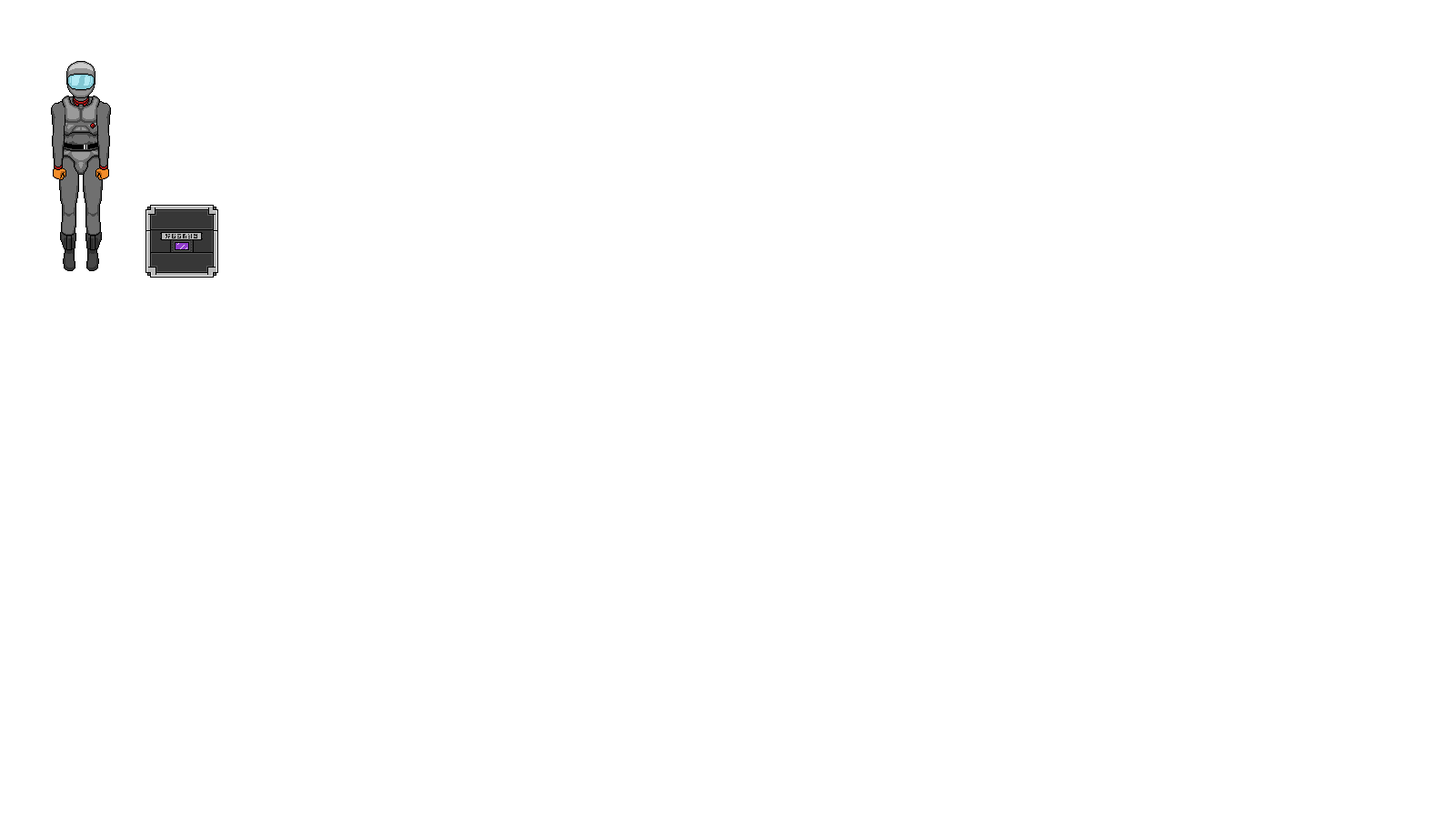
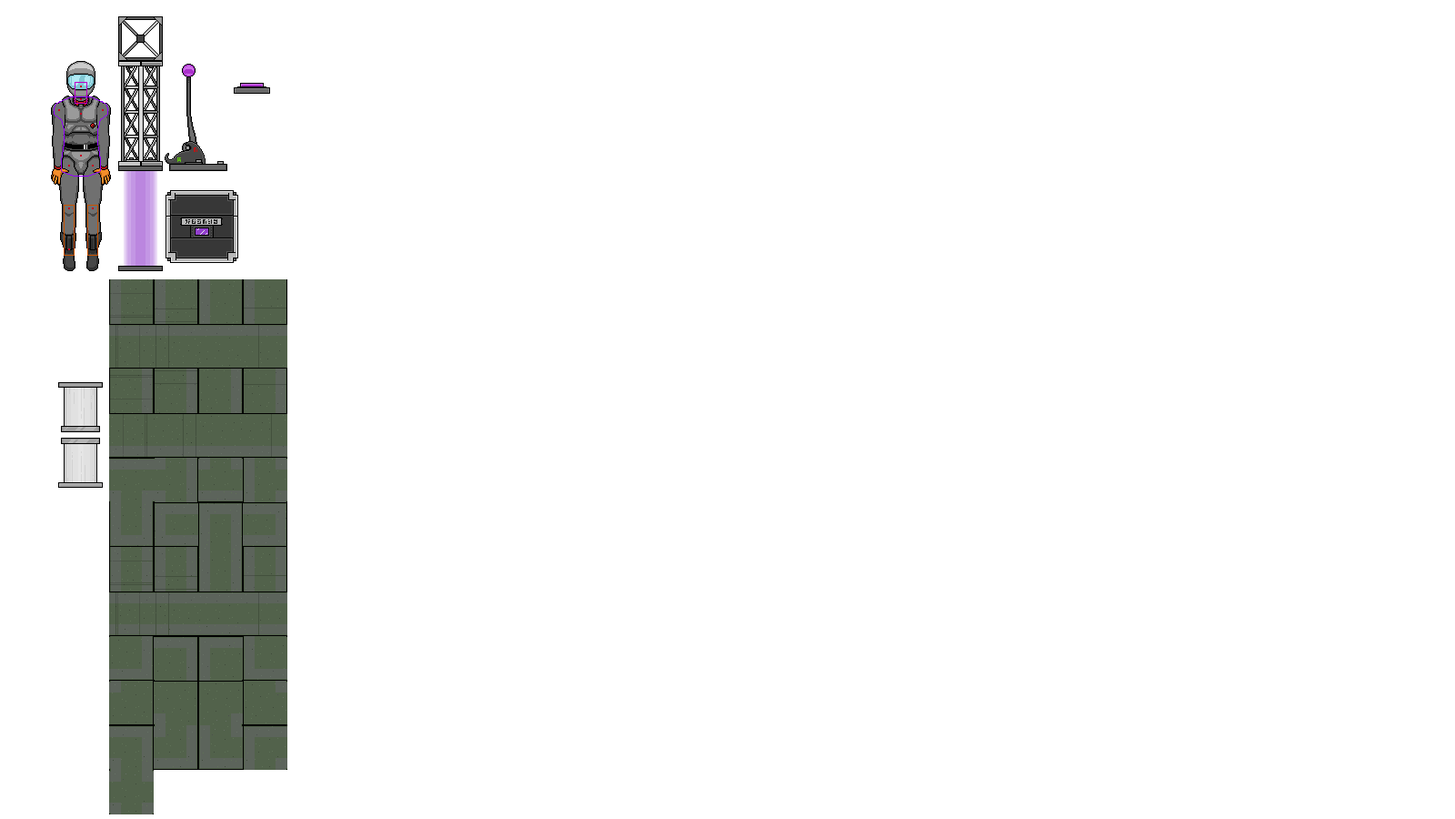
Layer changes from the first 1455x819 image to the second:
added layer "Layer 3" above "Layer 4" over [58, 171, 288, 815]
added layer "Layer 4" above "Objects" over [60, 171, 152, 488]
added layer "Objects" above "Layer 2" over [118, 16, 271, 272]
added layer "Layer 2" above "head" over [181, 63, 264, 172]
showed "torso", painted on it over [53, 96, 109, 177]
showed "neck" over [74, 81, 88, 104]
showed "lowerLegL", painted on it over [63, 204, 75, 256]
showed "lowerLegR" over [87, 204, 99, 256]
moved "LowerArmSleeveL" above "LowerArmSleeveR" over [60, 130, 65, 171]
showed "handL_O" over [50, 163, 70, 186]
hid "handL_C" over [52, 163, 67, 181]
hid "handR_C" over [95, 163, 110, 181]
showed "handR_O" over [92, 163, 111, 186]
moved "helmet" above "chestpiece" over [68, 81, 94, 99]
moved "chestpiece" above "neckSleve" over [61, 95, 101, 139]
moved "neckSleve" above "UpperLegSleeveR" over [72, 81, 90, 105]
painted on "LowerLegSleeveR" over [145, 204, 219, 278]
moved "UpperLegSleeveL" above "LowerLegSleeveL" over [59, 158, 80, 214]
